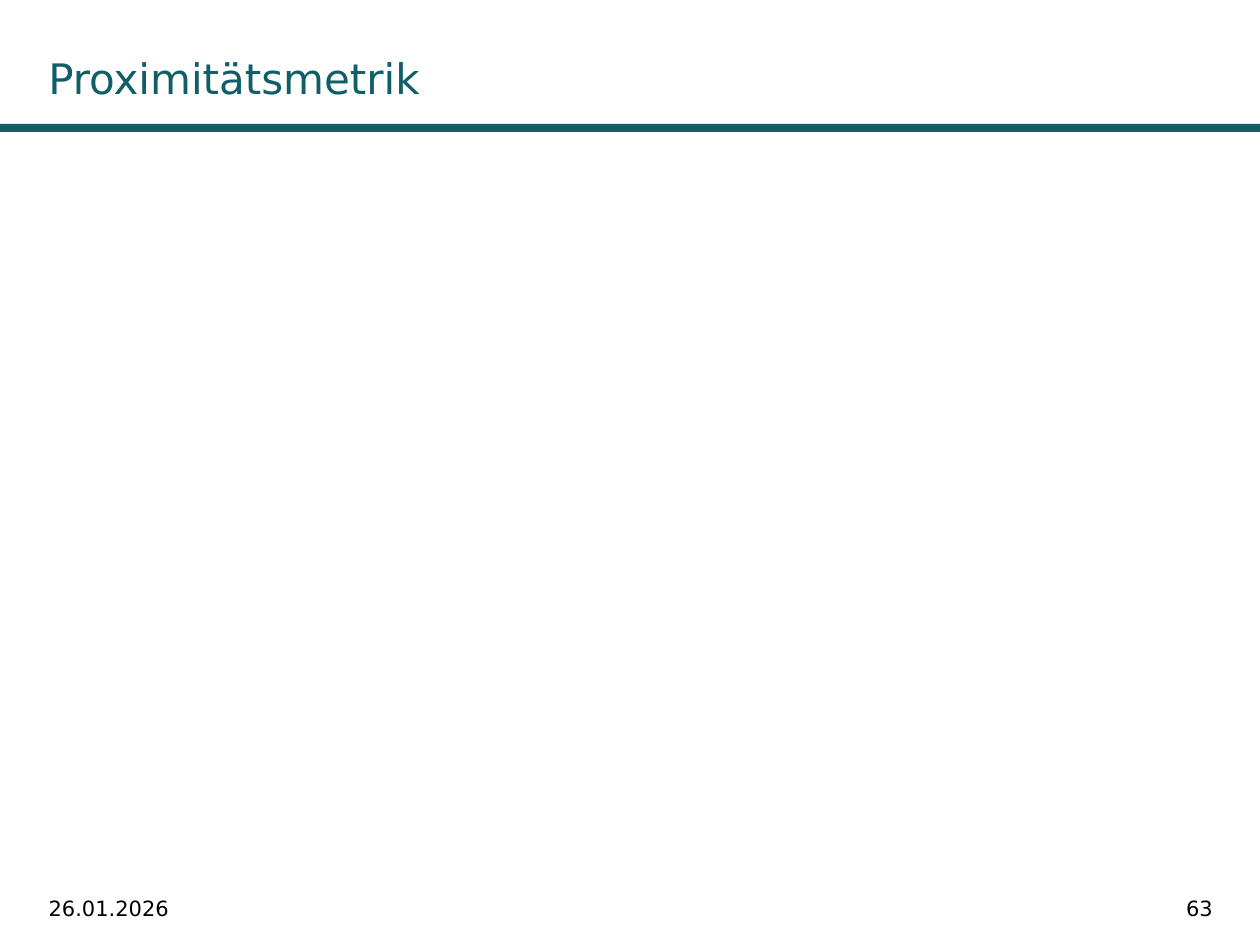
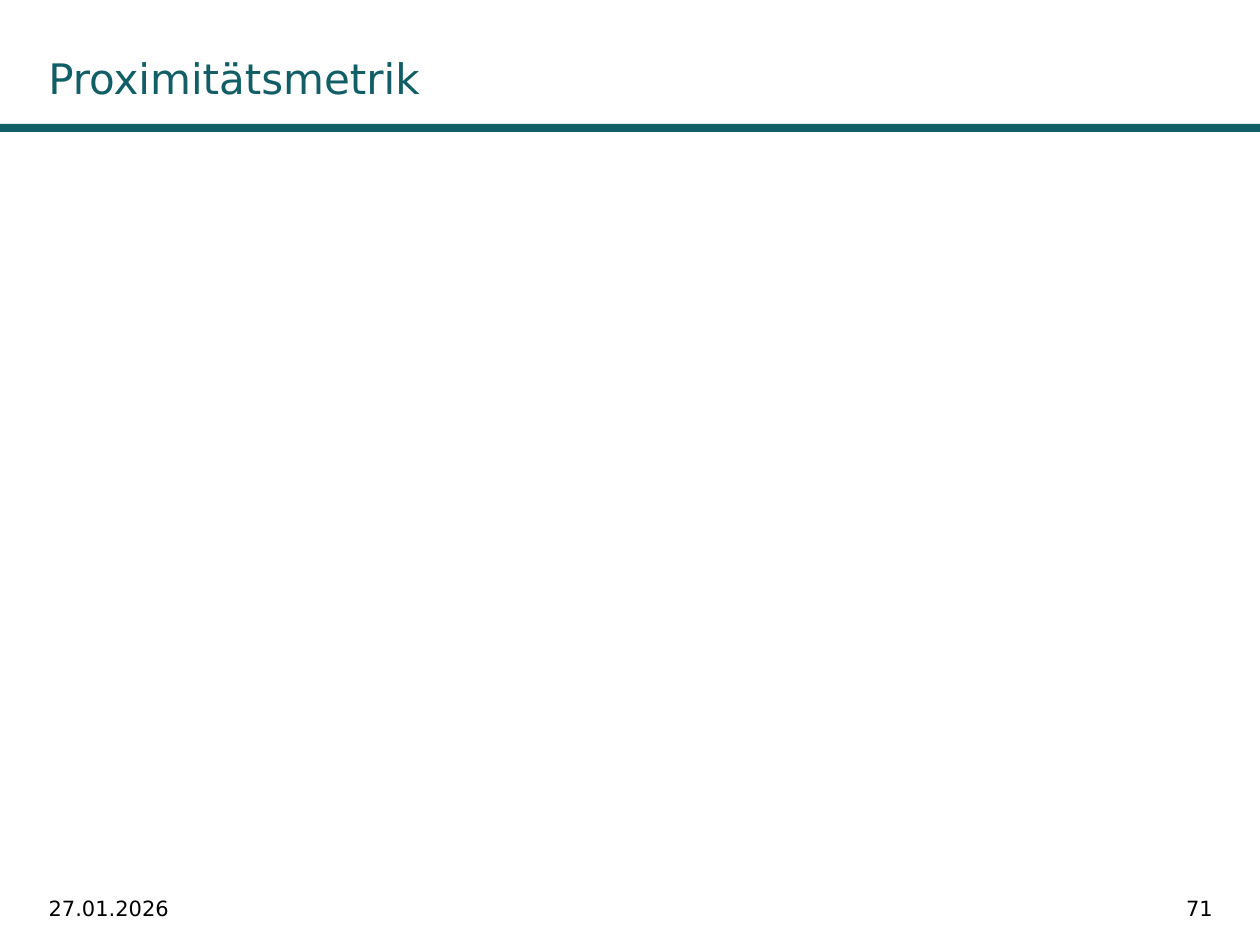
Before and after one commit to fabiw98/Seminar_DICE, a slide deck: slide 71 of Präsentation/PräsentationDiCE.pptx (slide 63 before the commit). Drawn at 1260x945 pixels with LibreOffice and Linux fonts; fonts in the diff are those of the drawing; grey boxes stand for pictures; background and template pictures are left out. Boxes give left, top, right and bottom in pixels: in the first picture for what was removed or moved away, otherwise in the second. Text is boxed around its words. In the diff, an @@ line names an element or a change of style, - is before the commit and + after.

```diff
--- a/Präsentation/PräsentationDiCE.pptx
+++ b/Präsentation/PräsentationDiCE.pptx
@@ text at (x1=49, y1=900, x2=169, y2=917): text changed @@
-26.01.2026
+27.01.2026
@@ page number at (x1=1186, y1=900, x2=1213, y2=916): text changed @@
-63
+71
```
Also in this commit, not shown: 44 other slides changed, 8 slides added.
